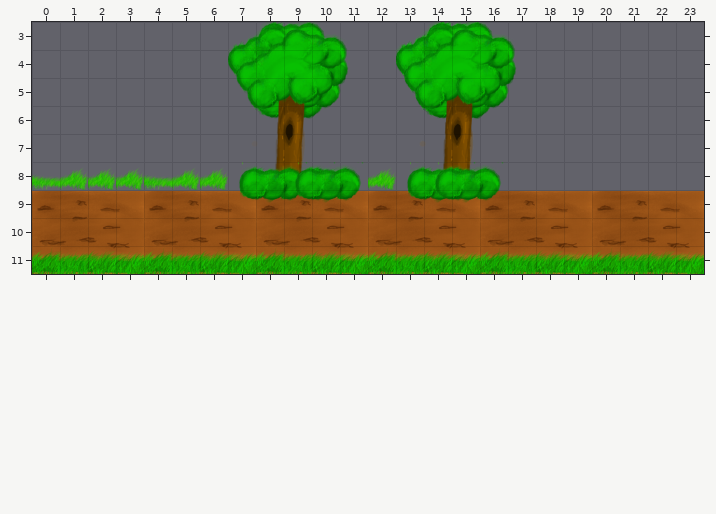
Tiled map: res/Normal/stage1.tmx. The first picture shows the starting point.
Cells are 64x64 px. Shown: x 0..23, y 3..11.
After the commit:
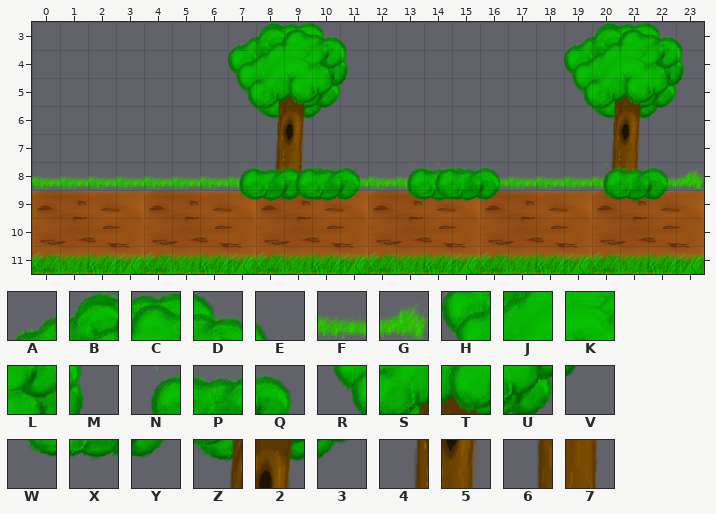
Key: from "tileds": A 0, B 1, C 2, D 3, E 4, F 6, G 7, H 8, J 9, K 10, L 11, M 12, N 13, P 14, Q 15, R 16, S 17, T 18, U 19, V 20, W 21, X 22, Y 23, Z 25, 2 26, 3 27, 4 33, 5 34, 6 41, 7 42.
_ is an empty cell.
Tiles of an added or newly shown layer are drawn over the layers below it.
See-through tiles are keyed as they look on the map.
Message: Enemy attack and map fixes
What changed:
Layer "main":
The author cleared the tile that lay hidden in rows 4 to 5 at x 14 to 15.
The author cleared tile 2 in row 6 at x 15.
The author cleared tile 3 in row 6 at x 16.
The author cleared tile 4 in row 7 at x 14.
The author cleared tile 5 in row 7 at x 15.
The author cleared tile 6 in row 8 at x 14.
The author cleared tile 7 in row 8 at x 15.
The author cleared tile A in row 3 at x 13.
The author cleared tile B in row 3 at x 14.
The author cleared tile C in row 3 at x 15.
The author cleared tile D in row 3 at x 16.
The author cleared tile E in row 3 at x 17.
The author cleared tile H in row 4 at x 13.
The author cleared tile L in row 4 at x 16.
The author cleared tile M in row 4 at x 17.
The author cleared tile R in row 5 at x 13.
The author cleared tile U in row 5 at x 16.
The author cleared tile V in row 5 at x 17.
The author cleared tile Z in row 6 at x 14.
Layer "tree":
The edit adds tile 2 in row 6 at x 21.
The edit adds tile 3 in row 6 at x 22.
The edit adds tile 4 in row 7 at x 20.
The edit adds tile 5 in row 7 at x 21.
The edit adds tile 6 in row 8 at x 20.
The edit adds tile 7 in row 8 at x 21.
The edit adds tile A in row 3 at x 19.
The edit adds tile B in row 3 at x 20.
The edit adds tile C in row 3 at x 21.
The edit adds tile D in row 3 at x 22.
The edit adds tile E in row 3 at x 23.
The edit adds tile H in row 4 at x 19.
The edit adds tile J in row 4 at x 20.
The edit adds tile K in row 4 at x 21.
The edit adds tile L in row 4 at x 22.
The edit adds tile M in row 4 at x 23.
The edit adds tile R in row 5 at x 19.
The edit adds tile S in row 5 at x 20.
The edit adds tile T in row 5 at x 21.
The edit adds tile U in row 5 at x 22.
The edit adds tile V in row 5 at x 23.
The edit adds tile Z in row 6 at x 20.
The author cleared tile 2 in row 6 at x 15.
The author cleared tile 4 in row 7 at x 14.
The author cleared tile 5 in row 7 at x 15.
The author cleared tile 6 in row 8 at x 14.
The author cleared tile 7 in row 8 at x 15.
The author cleared tile A in row 3 at x 13.
The author cleared tile B in row 3 at x 14.
The author cleared tile C in row 3 at x 15.
The author cleared tile G in row 8 at x 1 to 3, 5 to 6 and 12.
The author cleared tile H in row 4 at x 13.
The author cleared tile J in row 4 at x 14.
The author cleared tile K in row 4 at x 15.
The author cleared tile R in row 5 at x 13.
The author cleared tile S in row 5 at x 14.
The author cleared tile T in row 5 at x 15.
The author cleared tile Z in row 6 at x 14.
Layer "grass" (added):
The edit adds tile F in row 8 at x 1 to 3, 5 to 7 and 11 to 22.
The edit adds tile G in row 8 at x 23.
Layer "bush1":
The edit adds tile N in row 8 at x 20.
The edit adds tile P in row 8 at x 21.
The edit adds tile Q in row 8 at x 22.
The edit adds tile W in row 9 at x 20.
The edit adds tile X in row 9 at x 21.
The edit adds tile Y in row 9 at x 22.
Pixel boxes of the changes (left, top, right, bottom) in both pictures:
changed: (358, 22, 704, 203)
changed: (60, 168, 144, 190)
changed: (172, 168, 241, 190)
